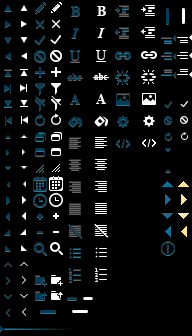
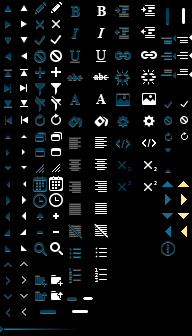
Layers edited between the first and the second (192, 336) image:
added layer "superscript hover" in group "editor" over [144, 181, 157, 191]
added layer "superscript" in group "editor" over [118, 181, 131, 191]
added layer "subscript hover" in group "editor" over [144, 161, 157, 171]
added layer "subscript" in group "editor" over [118, 161, 131, 171]
